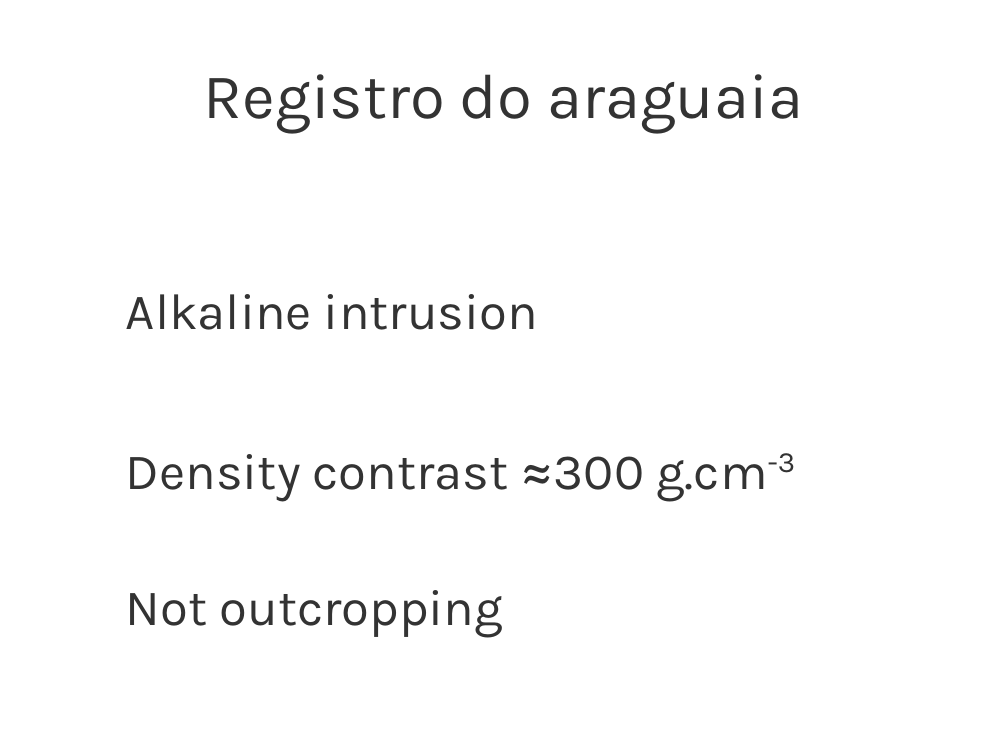
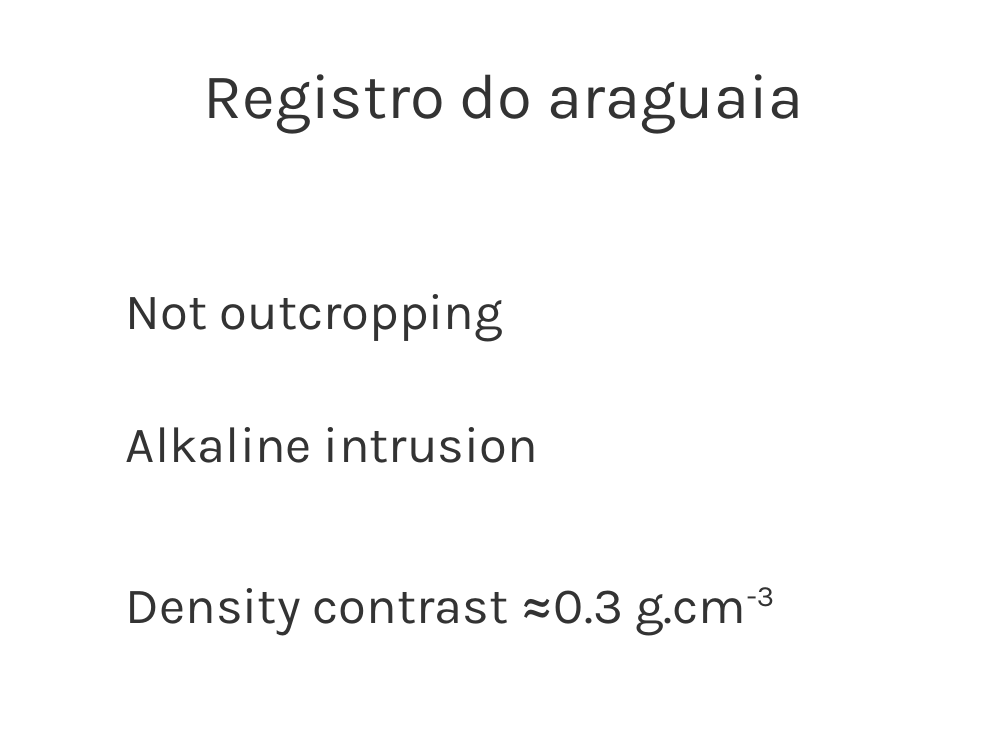
Before and after one commit to leouieda/gghs2012, a slide deck: slide 41 of presentation/uieda_barbosa_gghs2012.odp. Drawn at 1008x756 pixels with LibreOffice and Linux fonts; fonts in the diff are those of the drawing; background and template pictures are left out. Boxes give left, top, right and bottom in pixels: in the first picture for what was removed or moved away, otherwise in the second. Text is boxed around its words. In the diff, an @@ line names an element or a change of style, - is before the commit and + after.

```diff
--- a/presentation/uieda_barbosa_gghs2012.odp
+++ b/presentation/uieda_barbosa_gghs2012.odp
@@ text at box(126, 294, 504, 341): paragraph added @@
+● Not outcropping
@@ text at box(126, 587, 775, 635): text changed @@
-● Density contrast ≈300 g.cm-3
-● Not outcropping
+● Density contrast ≈0.3 g.cm-3
```
Also in this commit, not shown: 2 other slides changed, 1 slide added, 2 slides removed, 1 other file.
